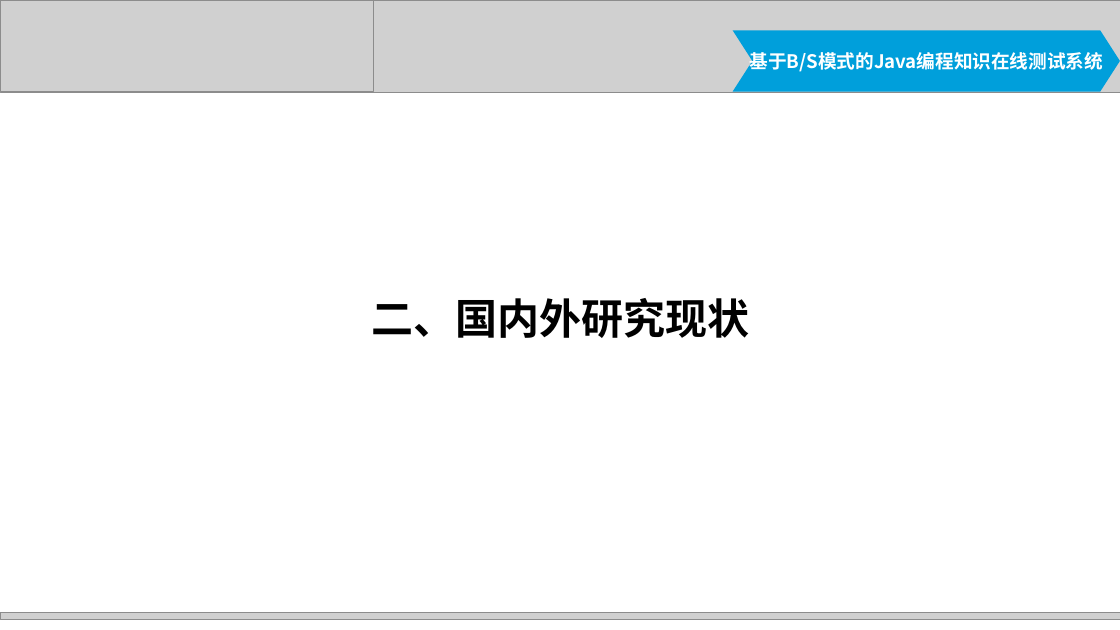
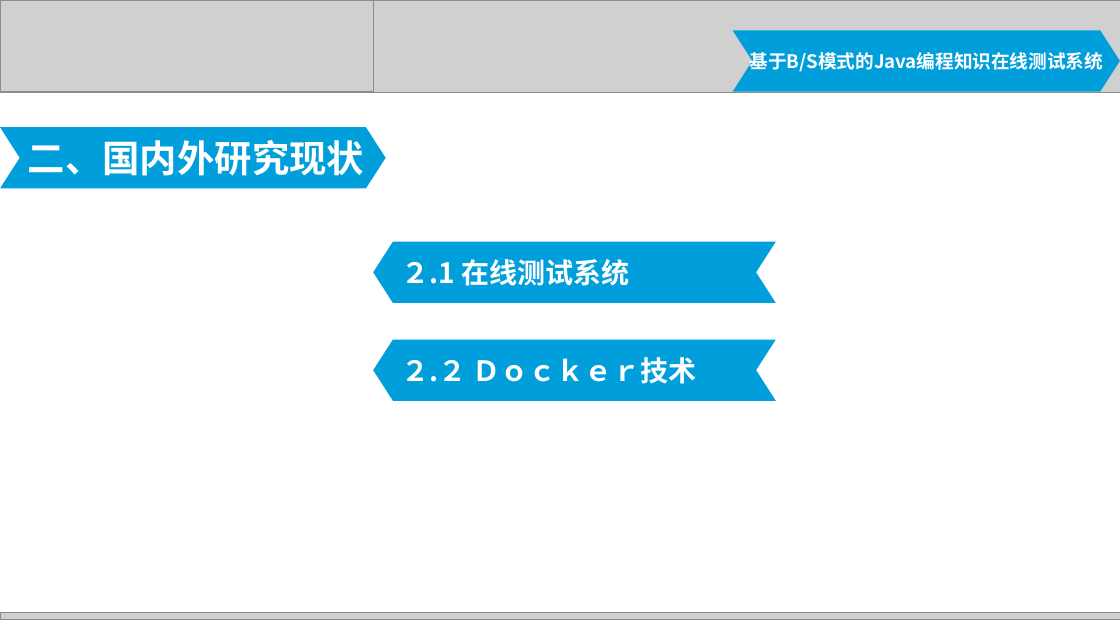
Before and after one commit to zhangweiheu/-, a slide deck: slide 5 of 2012211127-毕业答辩.pptx. Drawn at 1120x630 pixels with LibreOffice and Linux fonts; fonts in the diff are those of the drawing; grey boxes stand for pictures. Boxes give left, top, right and bottom in pixels: in the first picture for what was removed or moved away, otherwise in the second. Text is boxed around its words. In the diff, an @@ line names an element or a change of style, - is before the commit and + after.

```diff
--- a/2012211127-毕业答辩.pptx
+++ b/2012211127-毕业答辩.pptx
@@ chevron "二、国内外研究现状": place and size @@
-chevron "二、国内外研究现状" at [371,298,749,338]
+chevron "二、国内外研究现状" at [0,127,386,188]
@@ chevron "二、国内外研究现状" at [0,127,386,188]: size 36 to 32 pt, text colour #000000 to #FFFFFF; alignment centre to left; vertical alignment top to middle; fill none to #009FDB @@
@@ chevron added at [373,242,776,303], fill #009FDB, 24 pt, text #FFFFFF, bold @@
+２.1 在线测试系统
@@ chevron added at [373,339,776,401], fill #009FDB, 24 pt, text #FFFFFF, bold @@
+２.２ Ｄｏｃｋｅｒ技术
```
Also in this commit, not shown: 5 other slides changed, 7 slides added, 8 other files.
